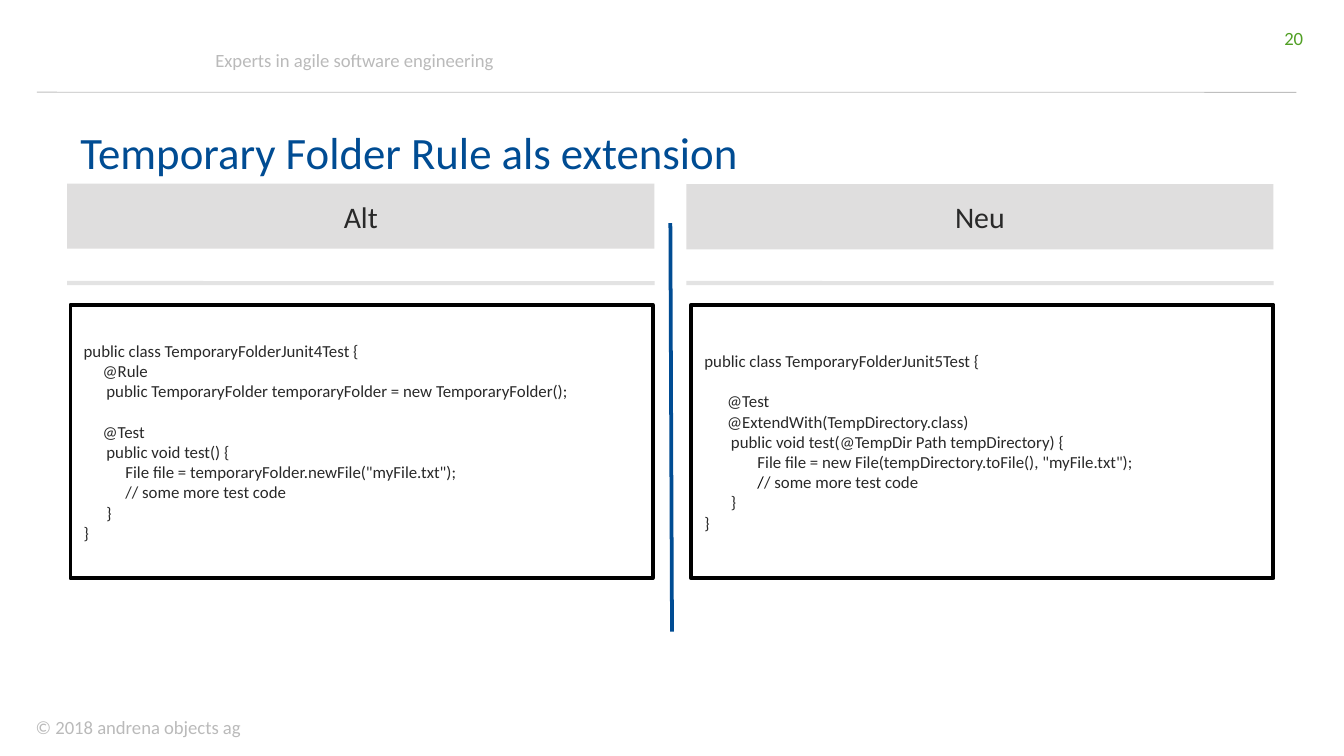
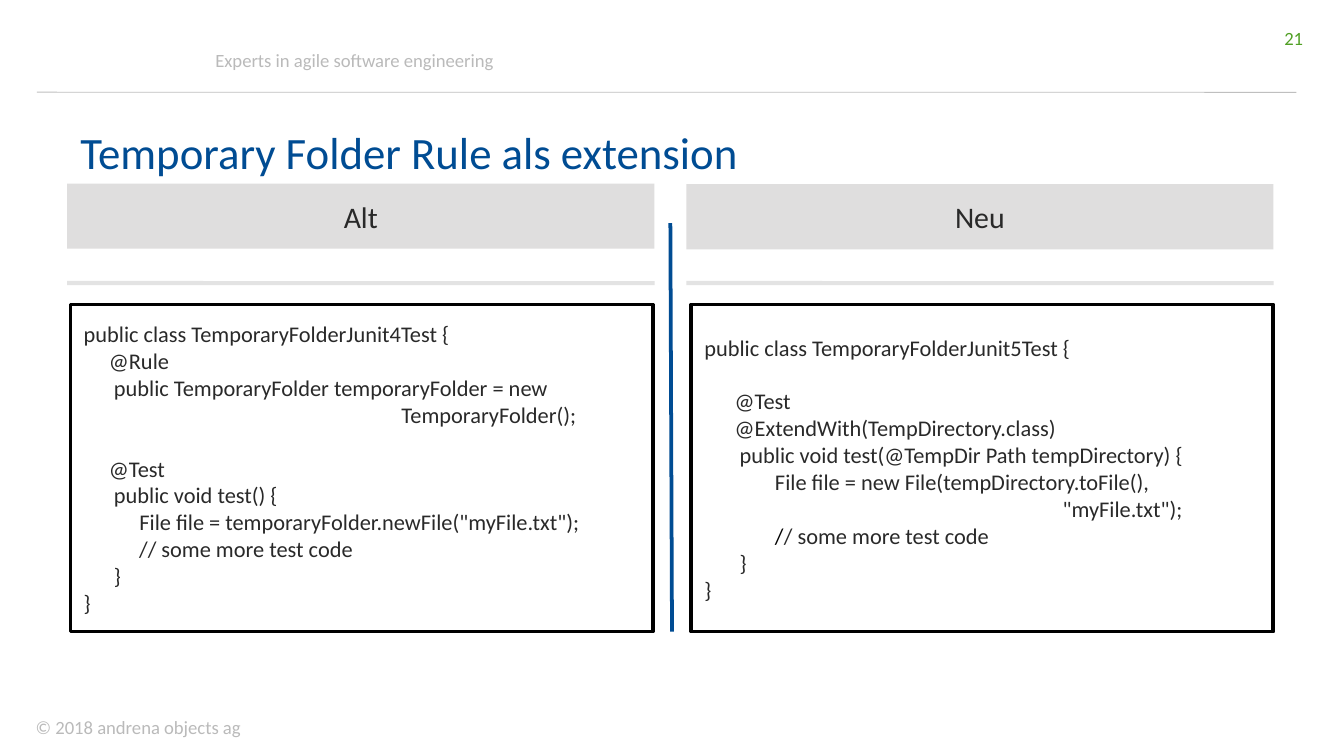
Before and after one commit to andrena/junit5-workshop-et-ka-2018, a slide deck: slide 21 of files/Folien.pptx (slide 20 before the commit). Drawn at 1344x756 pixels with LibreOffice and Linux fonts; fonts in the diff are those of the drawing; background and template pictures are left out. Boxes give left, top, right and bottom in pixels: in the first picture for what was removed or moved away, otherwise in the second. Text is boxed around its words. In the diff, an @@ line names an element or a change of style, - is before the commit and + after.

```diff
--- a/files/Folien.pptx
+++ b/files/Folien.pptx
@@ page number at box(1284, 33, 1303, 45): text changed @@
-20
+21
@@ rectangle "public class TemporaryFolderJunit4Test {": place and size @@
-rectangle "public class TemporaryFolderJunit4Test {" at box(70, 305, 652, 579)
+rectangle "public class TemporaryFolderJunit4Test {" at box(70, 305, 652, 632)
@@ text in rectangle at box(84, 326, 579, 557): size 9 to 12 pt in "public class TemporaryFolderJunit4Test {", "@Rule", "@Test", "public void test() {" and 4 more places @@
@@ rectangle "public class TemporaryFolderJunit5Test {": place and size @@
-rectangle "public class TemporaryFolderJunit5Test {" at box(691, 305, 1273, 579)
+rectangle "public class TemporaryFolderJunit5Test {" at box(691, 305, 1273, 632)
@@ text in rectangle at box(704, 340, 1171, 544): size 9 to 12 pt in "public class TemporaryFolderJunit5Test {", "@Test", "@ExtendWith(TempDirectory.class)", "public void test(@TempDir Path tempDirectory) {" and 3 more places @@
@@ text in rectangle at box(114, 380, 576, 427): text changed; size 9 to 12 pt @@
-public TemporaryFolder temporaryFolder = new TemporaryFolder();
+public TemporaryFolder temporaryFolder = new
+TemporaryFolder();
@@ text in rectangle at box(775, 474, 1183, 521): text changed; size 9 to 12 pt @@
-File file = new File(tempDirectory.toFile(), "myFile.txt");
+File file = new File(tempDirectory.toFile(),
+"myFile.txt");
```
Also in this commit, not shown: 13 other slides changed, 1 slide added.
